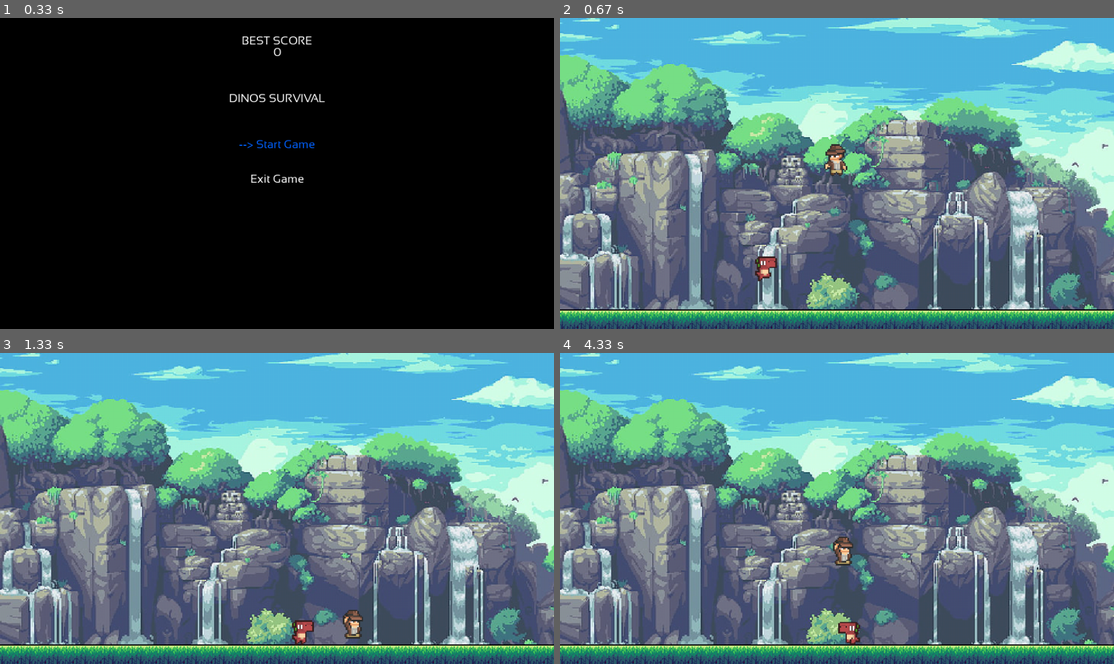
Above: before the commit, frames 1-4 (two rows, left to right).
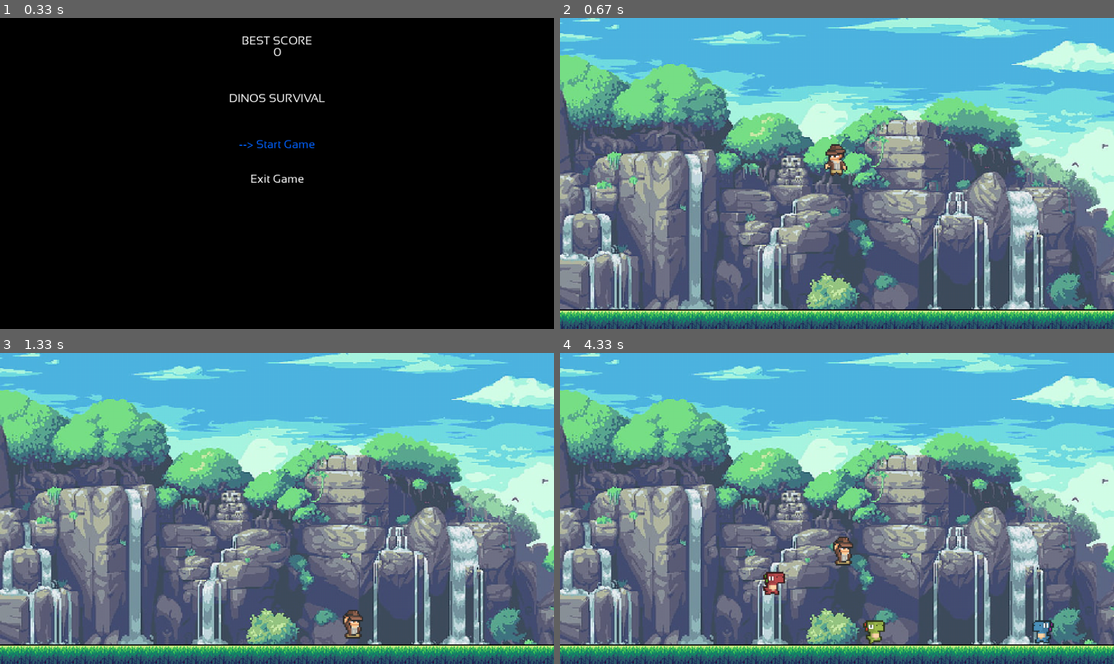
Above: after the commit, the same moments.

Repository: eddyvy/pygame_activity
Game: pygame game, started from dinos/__main__.py
Same seed, same stepped clock (60 frames per second), same inputs: the game is played once before the commit and once after it.
Inputs:
- Up to frame 1 (0.33 s): no input
- Up to frame 2 (0.67 s): tap Enter at 0.33 s
- Up to frame 3 (1.33 s): tap B at 0.67 s; hold Right from 1 s (still down)
- Up to frame 4 (4.33 s): release Right at 1.47 s; hold Left 1.5-2.03 s; hold Left 2.07-2.47 s; hold Right 2.5-3.13 s; tap B at 3.17, 3.65 s; hold Left 3.5-3.97 s; tap Space at 3.57, 3.87, 4.07 s; hold Right from 4 s (still down)

Frame 1 is identical in both runs. In frame 2, 0.2% of the frame differs, in the area x 35-40%, y 76-85%; in frame 3, 0.2%; in frame 4, 0.9%, in the area x 36-90%, y 70-94%.

Commit message:
kill dinos logic

Diff:
--- a/dinos/assets/config/game_play.json
+++ b/dinos/assets/config/game_play.json
@@ -28,7 +28,7 @@
     "spawn_position": [480, 200],
     "jump_speed": 0.4,
     "shoot_cd": 150,
-    "shoot_offset": 10,
+    "shoot_offset": -4,
     "hit_cd": 700,
     "hit_width": 40,
     "hit_height": 30
@@ -52,8 +52,14 @@
     "animations": ["dino_green", "dino_blue", "dino_red", "dino_yellow"],
     "inflate_collider": [-0.4, -0.3],
     "render_offset": [-0.4, 3],
-    "max_speed": 0.25,
-    "jump_speed": 0.3,
-    "acceleration": 0.0001
+    "max_speed": 0.2,
+    "jump_speed": 0.4,
+    "acceleration": 0.00005,
+    "distance_to_jump": 40,
+    "spawn_pos_left": [-45, 450],
+    "spawn_pos_right": [1005, 450],
+    "pool_size": 100,
+    "spawn_prob": 0.01,
+    "jump_prob": 0.005
   }
 }
--- a/dinos/dinosaurs/dino.py
+++ b/dinos/dinosaurs/dino.py
@@ -8,12 +8,21 @@
 class Dino(DinoBody):
 
     def __init__(self, get_target_pos_cb):
-        inipos = (300, 400)
-        super().__init__(inipos)
+        initial_position = Config.get("game_play", "dinos", "spawn_pos_left") if random.randint(
+            0, 1) == 0 else Config.get("game_play", "dinos", "spawn_pos_right")
 
-        self.__max_speed = Config.get("game_play", "dinos", "max_speed")
-        self.__acceleration = Config.get("game_play", "dinos", "acceleration")
+        super().__init__(initial_position)
+
+        self.__max_speed = Config.get(
+            "game_play", "dinos", "max_speed") * (1 + random.random())
+        self.__acceleration = Config.get(
+            "game_play", "dinos", "acceleration") * (1 + random.random())
+        self.__jump_prob = Config.get(
+            "game_play", "dinos", "jump_prob") * (1 + random.random())
+
         self._jump_speed = Config.get("game_play", "dinos", "jump_speed")
+        self.__distance_to_jump = Config.get(
+            "game_play", "dinos", "distance_to_jump")
         self.__gravity = Config.get("game", "physics", "gravity")
         self.__max_falling_speed = Config.get(
             "game", "physics", "max_falling_speed")
@@ -22,12 +31,31 @@
         self._is_jumping = False
         self.__is_on_air = True
 
-        self.__get_target_post = get_target_pos_cb
+        self.__get_target_pos = get_target_pos_cb
 
         self._center()
 
+    def reset(self):
+        newpos = Config.get("game_play", "dinos", "spawn_pos_left") if random.randint(
+            0, 1) == 0 else Config.get("game_play", "dinos", "spawn_pos_right")
+
+        self.__max_speed = Config.get(
+            "game_play", "dinos", "max_speed") * (1 + random.random())
+        self.__acceleration = Config.get(
+            "game_play", "dinos", "acceleration") * (1 + random.random())
+        self.__jump_prob = Config.get(
+            "game_play", "dinos", "jump_prob") * (1 + random.random())
+
+        self._velocity = pygame.math.Vector2(0.0, 0.0)
+        self._is_jumping = False
+        self.__is_on_air = True
+
+        self.position.x = newpos[0]
+        self.position.y = newpos[1]
+        self._center()
+
     def update(self, delta_time):
-        if random.randint(0, 50) == 0:
+        if random.random() <= self.__jump_prob:
             self.__jump()
 
         self.__update_movement(delta_time)
@@ -39,15 +67,21 @@
     def __jump(self):
         if not self.__is_on_air:
             self._is_jumping = True
-            SoundPlayer.instance().play_sound("jump_enemy")
 
     def __update_movement(self, delta_time):
         self._velocity.x += (
-            self.__get_target_post().x -
+            self.__get_target_pos().x -
             self.position.x
         ) * self.__acceleration
         if (abs(self._velocity.x) >= self.__max_speed):
             self._velocity.x = self.__max_speed if self._velocity.x > 0 else -self.__max_speed
+
+        if (
+            (self.__get_target_pos().y < self.rect.top) and
+            (abs(self.__get_target_pos().x - self.position.x)
+             < self.__distance_to_jump)
+        ):
+            self.__jump()
 
         if self.__is_on_air:
             self._velocity.y += self.__gravity
--- /dev/null
+++ b/dinos/dinosaurs/pool.py
@@ -0,0 +1,14 @@
+class Pool:
+
+    def __init__(self, slice_size, class_ref, arg):
+        self.__slice = slice_size
+        self.__pool = [class_ref(arg) for _ in range(self.__slice)]
+
+    def acquire(self):
+        if len(self.__pool) > 0:
+            pool_object = self.__pool.pop()
+            pool_object.reset()
+            return pool_object
+
+    def release(self, pool_object):
+        self.__pool.append(pool_object)
--- a/dinos/game_play/game_play_state.py
+++ b/dinos/game_play/game_play_state.py
@@ -1,9 +1,11 @@
+import random
 from sre_parse import State
 
 import pygame
 from dinos.common.render_group import RenderGroup
 from dinos.config import Config
 from dinos.dinosaurs.dino import Dino
+from dinos.dinosaurs.pool import Pool
 from dinos.environment.platform import Platform
 
 from dinos.game_play.game_play_mode import GamePlayMode
@@ -21,6 +23,7 @@
         super().__init__()
         self.next_state = StateTypes.Intro
 
+        self.__last_sy = 0
         self.__platforms = RenderGroup()
         self.__enemies = RenderGroup()
 
@@ -48,7 +51,11 @@
         self.__player.set_shoot_action(self.__hero_shoot)
         self.__player.set_hit_action(self.__hero_hit)
 
-        self.__enemies.add(Dino(self.__hero_pos))
+        self.__pool = Pool(
+            Config.get("game_play", "dinos", "pool_size"),
+            Dino,
+            self.__hero_pos
+        )
 
     def handle_event(self, event):
         self.__mode.handle_event(event)
@@ -66,6 +73,10 @@
             return
 
         SoundPlayer.instance().update(delta_time)
+
+        if random.random() <= Config.get("game_play", "dinos", "spawn_prob"):
+            self.__spawn_enemy()
+
         self.__player.update(delta_time)
 
         for platform in pygame.sprite.spritecollide(self.__player, self.__platforms, False):
@@ -86,6 +97,8 @@
 
         if self.__mode.debug:
             self.__fps_stats.render(surface)
+            pygame.draw.line(surface, Config.get("game", "debug", "collider_color_2"),
+                             (0, self.__last_sy), (Config.get("game", "screen_size")[0], self.__last_sy))
 
         if self.__mode.pause:
             pass
@@ -146,6 +159,30 @@
 
     def __hero_shoot(self, shoot_pos, shoot_dir):
         SoundPlayer.instance().play_sound("shoot")
+
+        sh_x = shoot_pos[0]
+        sh_y = shoot_pos[1]
+        is_left = shoot_dir == "left"
+
+        closer_enemy = None
+        closer_enemy_dist = None
+
+        self.__last_sy = sh_y
+
+        for enemy in self.__enemies.sprites():
+            on_height = sh_y >= enemy.rect.top and sh_y <= enemy.rect.bottom
+            if on_height:
+                enemy_dist = sh_x - enemy.position.x
+                if (
+                    (is_left and enemy_dist > 0) and (closer_enemy_dist == None or abs(closer_enemy_dist) > abs(enemy_dist)) or
+                    ((not is_left and enemy_dist < 0) and (closer_enemy_dist ==
+                     None or abs(closer_enemy_dist) > abs(enemy_dist)))
+                ):
+                    closer_enemy = enemy
+
+        if closer_enemy != None:
+            self.__kill_enemy(closer_enemy)
+
         return True
 
     def __hero_hit(self, hit_rect):
@@ -154,3 +191,12 @@
 
     def __hero_pos(self):
         return self.__player.position
+
+    def __spawn_enemy(self):
+        enemy = self.__pool.acquire()
+        if enemy != None:
+            self.__enemies.add(enemy)
+
+    def __kill_enemy(self, enemy):
+        self.__enemies.remove(enemy)
+        self.__pool.release(enemy)
